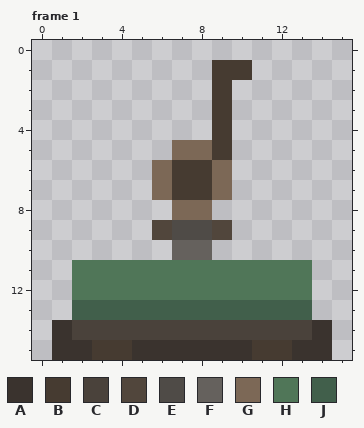
One commit to this pixel-art file: Cliche Fairytale Game/Assets/Assets/Sprites/Aseprite Files/Levers and Switches.aseprite. This is how it looked before the edit.
16x16 pixels, 4 frames. Colours within 5 levels of each other are drawn and written as one. Shown: frame 1. The commit also changed other frames, which this record leaves out.
Palette (. is transparent): A #3a332e  B #463b31  C #4a423b  D #51463c  E #4f4b47  F #65615d  G #7c6856  H #507658  J #415f4b
The same view after the edit:
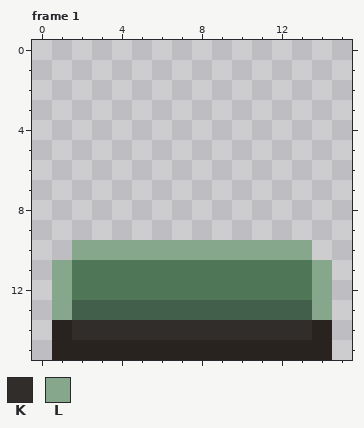
Colours new in this view: K #302d2a  L #87a78c
The exact change:
layer "Note Lever" now hidden
layer "Lever" now hidden
@@ palette @@
-A #3a332e
+A #28231f
--- frame 1
@@ x 0..15 @@
  0 ................
- 1 .........BB.....
- 2 .........B......
- 3 .........B......
- 4 .........B......
- 5 .......GGB......
- 6 ......GBBG......
- 7 ......GBBG......
- 8 .......GG.......
- 9 ......DEED......
-10 .......FF.......
-11 ..HHHHHHHHHHHH..
-12 ..HHHHHHHHHHHH..
-13 ..JJJJJJJJJJJJ..
-14 .ACCCCCCCCCCCCA.
-15 .AABBAAAAAABBAA.
+ 1 ................
+ 2 ................
+ 3 ................
+ 4 ................
+ 5 ................
+ 6 ................
+ 7 ................
+ 8 ................
+ 9 ................
+10 ..LLLLLLLLLLLL..
+11 .LHHHHHHHHHHHHL.
+12 .LHHHHHHHHHHHHL.
+13 .LJJJJJJJJJJJJL.
+14 .AKKKKKKKKKKKKA.
+15 .AAAAAAAAAAAAAA.
